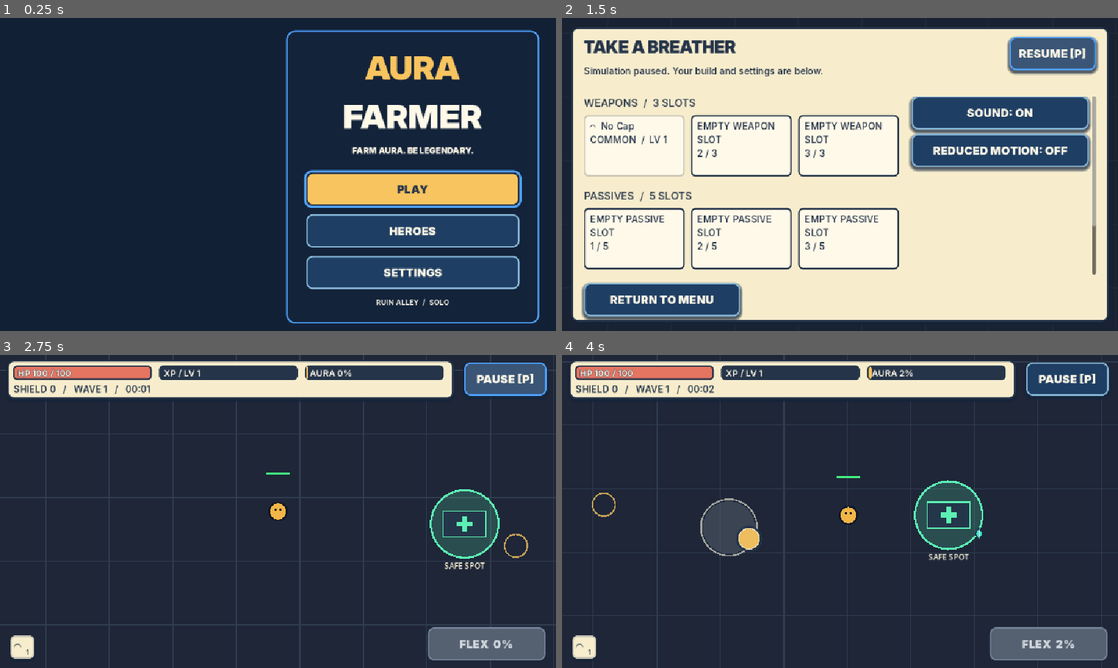
Above: before the commit, frames 1-4 (two rows, left to right).
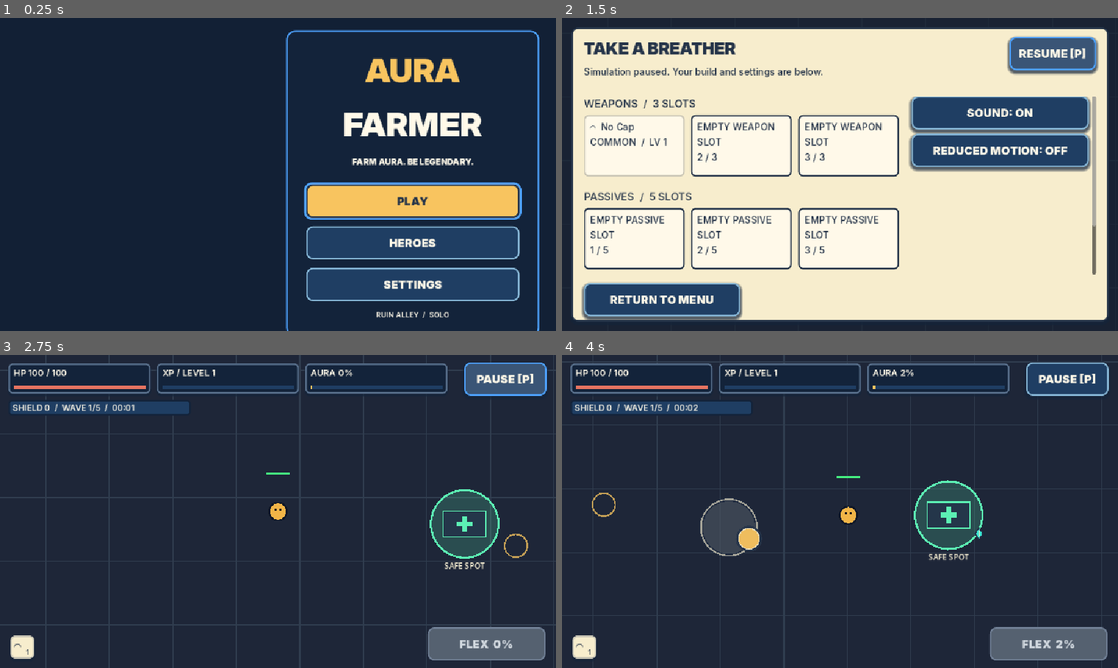
Above: after the commit, the same moments.

Repository: pedro-ai-coder/aura-farmer-godot
Game: Godot game, scene res://scenes/main.tscn
Two runs of this game, one before a commit and one after it. Both use one fixed random seed, a clock stepped at 60 frames per second and the inputs below.
Inputs (mouse positions are in pixels of both pictures, inside the frame that each line leads up to):
- Up to frame 1 (0.25 s): no input
- Up to frame 2 (1.5 s): click "PLAY" at 0.5 s; click "PAUSE [P]" at 1.25 s
- Up to frame 3 (2.75 s): click "RESUME [P]" at 2 s
- Up to frame 4 (4 s): move the mouse to (962, 495) at 2.77 s; hold Right (ui_right) 2.78-3.5 s; tap M at 2.85 s; click (962, 495) at 2.92 s; drag from (728, 527) to (812, 574) at 3.52 s

The runs differ from the first frame. In frame 1, 13% of the frame differs, in the area x 51-97%, y 12-100%; in frame 2, 3.4%; in frame 3, 8.4%; in frame 4, 8.5%.

Commit message:
G3.3: Rebuild compact HUD and simulation-bound wave/boss feedback

Diff:
--- a/scripts/arcade_presentation.gd
+++ b/scripts/arcade_presentation.gd
@@ -7,6 +7,7 @@
 var game
 var catalog: Dictionary = {}
 var home
+var spotlight_hud
 var play_button: Button
 var options_button: Button
 var back_button: Button
@@ -30,6 +31,7 @@
 var content_rect := Rect2()
 var last_window_size := Vector2i.ZERO
 var last_card_signature := ""
+var last_flex_ready := -1
 var last_selected := -1
 var last_mode := ""
 var error_message := ""
@@ -99,6 +101,9 @@
     home = load("res://scripts/spotlight_home.gd").new()
     add_child(home)
     home.install(game,self)
+    spotlight_hud = load("res://scripts/spotlight_hud.gd").new()
+    add_child(spotlight_hud)
+    spotlight_hud.install(game)
     game.import_button.pressed.disconnect(game._open_profile_import)
     game.import_button.pressed.connect(func(): game.mode = "menu"; game._open_profile_import())
     game.export_button.pressed.disconnect(game._open_profile_export)
@@ -169,6 +174,7 @@
     game._show_ui()
 
 func pump() -> void:
+    spotlight_hud.sync(view)
     if game.get_window().size != last_window_size: _window_changed()
     queue_redraw()
 
@@ -184,6 +190,10 @@
     var equipment := ""
     for item: Dictionary in game.weapons + game.passives: equipment += "%s:%s:%s;" % [item["id"],item["rarity"],item["level"]]
     var signature: String = str(game.mode) + str(game.hero_index) + str(game.selected_card_index) + str(game.level) + equipment + JSON.stringify(game.selection) + JSON.stringify(game.legendary_offers) + str(game.profile["settings"]) + error_message + str(game.touch_device)
+    var ready := int(game.aura >= 100.0 and game.flex_lock <= 0.0)
+    if ready != last_flex_ready:
+        ArcadeStyle.button(game.flex_button,ready == 1)
+        last_flex_ready = ready
     game.flex_button.text = game.flex_status()
     game.flex_button.disabled = game.aura < 100.0 or game.flex_lock > 0.0
     if not force and signature == last_signature:
@@ -232,8 +242,9 @@
     body_scroll.visible = settings
     rotate_hint.visible = game.mode == "playing" and game.touch_device and portrait
     _place(rotate_hint,Rect2(20,162,width-40,40))
-    for control: Button in [game.pause_button,game.flex_button,game.confirm_button,game.restart_button,game.defer_button,game.retry_button,game.sound_button,game.motion_button,game.import_button,game.export_button,game.legendary_button,play_button,options_button,back_button]:
-        ArcadeStyle.button(control,control == play_button)
+    for control: Button in [game.pause_button,game.confirm_button,game.restart_button,game.defer_button,game.retry_button,game.sound_button,game.motion_button,game.import_button,game.export_button,game.legendary_button,play_button,options_button,back_button]:
+        ArcadeStyle.button(control,control == play_button or control == game.confirm_button or control == game.retry_button or (control == game.flex_button and game.aura >= 100.0 and game.flex_lock <= 0.0))
+    spotlight_hud.sync(view)
     home.refresh(view)
     if game.mode in ["menu","heroes"]:
         title.hide()
@@ -438,24 +449,6 @@
         draw_rect(Rect2(Vector2.ZERO,view),Color(0.09,0.13,0.19,0.72))
         _panel(modal_panel)
         return
-    var bars: Array[Rect2] = hud_rectangles()
-    if view.x < 700.0:
-        _panel(Rect2(14,10,view.x-28,146),ArcadeStyle.PAPER)
-        _bar(bars[0],game.hp,game.max_hp,ArcadeStyle.CORAL,"HP %d / %d" % [ceili(game.hp),int(game.max_hp)])
-        _bar(bars[1],game.xp,30+8*game.level+game.level*game.level,ArcadeStyle.TEAL,"XP / LV %d" % game.level)
-        _bar(bars[2],game.aura,100,ArcadeStyle.GOLD,"AURA %d%%" % int(game.aura))
-        _text(Vector2(26,139),"SHIELD %d  /  WAVE %d  /  %02d:%02d" % [ceili(game.shield),game.wave,int(game.run_time)/60,int(game.run_time)%60],18)
-    else:
-        var hud_width := minf(view.x-210,860)
-        _panel(Rect2(14,10,hud_width,74),ArcadeStyle.PAPER)
-        _bar(bars[0],game.hp,game.max_hp,ArcadeStyle.CORAL,"HP %d / %d" % [ceili(game.hp),int(game.max_hp)])
-        _bar(bars[1],game.xp,30+8*game.level+game.level*game.level,ArcadeStyle.TEAL,"XP / LV %d" % game.level)
-        _bar(bars[2],game.aura,100,ArcadeStyle.GOLD,"AURA %d%%" % int(game.aura))
-        _text(Vector2(26,72),"SHIELD %d   /   %s   /   %02d:%02d" % [ceili(game.shield),"BIG HATER" if game.boss_spawned else "WAVE %d" % game.wave,int(game.run_time)/60,int(game.run_time)%60],18)
-    if not game.boss_spawned and game.run_time >= game.SoloClock.BOSS_WARNING:
-        var warning_rect := Rect2(20,206 if view.x < 700 else 96,minf(330,view.x-40),34)
-        draw_style_box(ArcadeStyle.box(ArcadeStyle.INK,ArcadeStyle.GOLD,8,0),warning_rect)
-        _text(warning_rect.position+Vector2(10,24),game.SoloClock.warning(game.run_time),20,ArcadeStyle.CARD)
     var slot_x := 20.0
     for item: Dictionary in game.weapons + game.passives:
         var data: Dictionary = catalog.get(item["id"],{})
@@ -464,15 +457,6 @@
         _text(rect.position+Vector2(7,26),data.get("icon","?"),22)
         _text(rect.position+Vector2(30,37),str(item["level"]),13)
         slot_x += 54
-    for enemy: Dictionary in game.enemies:
-        if enemy["kind"] == "boss":
-            var boss_width := minf(620,view.x-80)
-            var rect := Rect2((view.x-boss_width)/2,202 if view.x < 700 else 102,boss_width,26)
-            _bar(rect,enemy["hp"],enemy["max"],ArcadeStyle.CORAL,"BIG HATER  /  %s HP" % _number(enemy["hp"]))
-            var warning_rect := Rect2(rect.position+Vector2(0,34),Vector2(minf(370,boss_width),32))
-            draw_style_box(ArcadeStyle.box(ArcadeStyle.INK,ArcadeStyle.GOLD,8,0),warning_rect)
-            _text(warning_rect.position+Vector2(10,23),game.SoloClock.warning(game.run_time),18,ArcadeStyle.CARD)
-            break
 
 func show_error(message: String) -> void:
     error_message = message
@@ -486,11 +470,7 @@
     return "%.0f dmg · %.2fs" % [damage,interval]
 
 func hud_rectangles() -> Array[Rect2]:
-    if view.x < 700:
-        var width := (view.x-64)/2
-        return [Rect2(25,20,view.x-210,28),Rect2(25,84,width,28),Rect2(39+width,84,width,28)]
-    var width := maxf(70,(minf(view.x-210,860)-58)/3)
-    return [Rect2(25,20,width,28),Rect2(39+width,20,width,28),Rect2(53+width*2,20,width,28)]
+    return load("res://scripts/spotlight_hud.gd").rectangles(view)
 
 func _focus_ring() -> void:
     var buttons: Array[Button] = []
--- a/scripts/arcade_theme.gd
+++ b/scripts/arcade_theme.gd
@@ -18,7 +18,9 @@
 const DISPLAY = preload("res://assets/fonts/Inter-Display.ttf")
 
 static func font(role: String = "body") -> Font:
-    return {"body":BODY,"numbers":NUMBERS,"black":BLACK,"display":DISPLAY}.get(role,BODY)
+    var chosen: Font = {"body":BODY,"numbers":NUMBERS,"black":BLACK,"display":DISPLAY}.get(role,BODY)
+    if chosen.fallbacks.is_empty(): chosen.fallbacks = [ThemeDB.fallback_font]
+    return chosen
 
 static func box(fill: Color, border: Color = INK, radius: int = 12, shadow: int = 4) -> StyleBoxFlat:
     var style := StyleBoxFlat.new()
--- /dev/null
+++ b/scripts/spotlight_hud.gd
@@ -0,0 +1,113 @@
+class_name SpotlightHud
+extends Control
+
+## Presentation-only, active-clock feedback. No gameplay RNG, collision or timers are changed.
+const Style = preload("res://scripts/arcade_theme.gd")
+const WAVES := ["FIRST POST","COMMENT SECTION","GOING VIRAL","CANCEL STORM","FINAL RATIO"]
+var game
+var run_id := ""
+var last_wave := 1
+var last_berserk := false
+var banner_until := 0.0
+var banner_title := ""
+var banner_subtitle := ""
+
+func install(owner_game) -> void:
+    game = owner_game
+    mouse_filter = Control.MOUSE_FILTER_IGNORE
+
+func sync(view: Vector2) -> void:
+    size = view
+    visible = game.mode == "playing"
+    if run_id != game.run_id:
+        run_id = game.run_id
+        last_wave = game.wave
+        last_berserk = false
+        banner_until = 0.0
+    if game.wave != last_wave:
+        last_wave = game.wave
+        banner_title = "WAVE %d" % game.wave
+        banner_subtitle = WAVES[clampi(game.wave-1,0,4)]
+        banner_until = game.run_time+1.8
+    var berserk: bool = game.boss_spawned and game.run_time >= game.SoloClock.BERSERK_AT
+    if berserk and not last_berserk:
+        banner_title = "FULL HATER MODE"
+        banner_subtitle = "REGEN / RESISTANCE / HEAVY HITS"
+        banner_until = game.run_time+1.8
+    last_berserk = berserk
+    queue_redraw()
+
+func banner_visible() -> bool:
+    if game.mode != "playing" or game.run_time >= banner_until: return false
+    # Enemy warnings remain readable above optional friendly transition emphasis.
+    for hazard: Dictionary in game.hazard_zones:
+        if game._hazard_contains(hazard,game.player_pos,48.0): return false
+    for enemy: Dictionary in game.enemies:
+        if str(enemy.get("phase","")) in ["warning","charge-warning","charging"]: return false
+    return true
+
+static func rectangles(view: Vector2) -> Array[Rect2]:
+    if view.x < 700:
+        var half := (view.x-52)/2
+        return [Rect2(16,16,view.x-208,54),Rect2(16,82,half,50),Rect2(28+half,82,half,50)]
+    var available := minf(view.x-224,850)
+    var width := (available-24)/3
+    return [Rect2(16,16,width,58),Rect2(28+width,16,width,58),Rect2(40+width*2,16,width,58)]
+
+func _text(at: Vector2, caption: String, pixels: int = 18, color: Color = Style.CARD, display: bool = false) -> void:
+    draw_string(Style.BLACK if display else Style.NUMBERS,at,caption,HORIZONTAL_ALIGNMENT_LEFT,-1,pixels,color)
+
+func _plate(rect: Rect2, caption: String, progress: float, accent: Color) -> void:
+    draw_style_box(Style.box(Style.DEEP,Style.BLUE.lightened(0.25),8,2),rect)
+    _text(rect.position+Vector2(10,24),caption,17)
+    var track := Rect2(rect.position+Vector2(10,rect.size.y-16),Vector2(rect.size.x-20,7))
+    draw_rect(track,Style.BLUE)
+    track.size.x *= clampf(progress,0,1)
+    draw_rect(track,accent)
+
+func boss_rectangle(enemy: Dictionary) -> Rect2:
+    var width := minf(580,size.x-48)
+    var top := 186.0 if size.x < 700 else 86.0
+    var rect := Rect2((size.x-width)/2,top,width,42)
+    var screen: Vector2 = (Vector2(enemy["pos"])-game.camera.position)*game.camera.zoom+game.get_viewport_rect().size*0.5-get_global_position()
+    var silhouette := Rect2(screen+Vector2(-105,-190)*game.camera.zoom,Vector2(210,210)*game.camera.zoom)
+    if rect.intersects(silhouette):
+        rect = Rect2(16,top+42,minf(300,size.x-48),42)
+        if rect.intersects(silhouette): rect = Rect2((size.x-width)/2,size.y-170,width,42)
+    return rect
+
+func _draw() -> void:
+    if game == null or not visible: return
+    var bars := rectangles(size)
+    _plate(bars[0],"HP %d / %d" % [ceili(game.hp),int(game.max_hp)],game.hp/maxf(1,game.max_hp),Style.CORAL)
+    _plate(bars[1],"XP / LEVEL %d" % game.level,game.xp/(30+8*game.level+game.level*game.level),Style.SKY)
+    _plate(bars[2],"AURA %d%%" % int(game.aura),game.aura/100,Style.GOLD)
+    var clock := "%02d:%02d" % [int(game.run_time)/60,int(game.run_time)%60]
+    var info_y := 144.0 if size.x < 700 else 86.0
+    var status := Rect2(16,info_y,minf(350,size.x-32),30)
+    draw_style_box(Style.box(Style.BLUE,Style.DEEP,6,0),status)
+    _text(status.position+Vector2(8,21),"SHIELD %d  /  %s  /  %s" % [ceili(game.shield),"BOSS" if game.boss_spawned else "WAVE %d/5" % game.wave,clock],16)
+    if not game.boss_spawned and game.run_time >= game.SoloClock.BOSS_WARNING:
+        var warning := Rect2(16,info_y+40,minf(350,size.x-32),32)
+        draw_style_box(Style.box(Style.DEEP,Style.GOLD,8,0),warning)
+        _text(warning.position+Vector2(10,23),game.SoloClock.warning(game.run_time),18,Style.GOLD)
+    for enemy: Dictionary in game.enemies:
+        if enemy["kind"] != "boss": continue
+        var boss_rect := boss_rectangle(enemy)
+        var width := boss_rect.size.x
+        _plate(boss_rect,"BIG HATER / %d HP" % ceili(enemy["hp"]),float(enemy["hp"])/maxf(1,float(enemy["max"])),Style.CORAL)
+        var warning := Rect2(boss_rect.position+Vector2(0,50),Vector2(width,30))
+        draw_style_box(Style.box(Style.DEEP,Style.GOLD,6,0),warning)
+        _text(warning.position+Vector2(10,22),"FULL HATER / LAST PUSH!" if game.run_time >= game.SoloClock.LAST_EFFORT_AT else game.SoloClock.warning(game.run_time),17,Style.GOLD)
+        break
+    if banner_visible():
+        var width := minf(420,size.x-48)
+        var rect := Rect2((size.x-width)/2,size.y*0.25,width,90)
+        for enemy: Dictionary in game.enemies:
+            if enemy["kind"] != "boss": continue
+            var screen: Vector2 = (Vector2(enemy["pos"])-game.camera.position)*game.camera.zoom+game.get_viewport_rect().size*0.5-get_global_position()
+            if rect.intersects(Rect2(screen+Vector2(-105,-190)*game.camera.zoom,Vector2(210,210)*game.camera.zoom)):
+                rect.position.y = size.y*0.65
+        draw_style_box(Style.box(Style.DEEP,Style.GOLD,12,4),rect)
+        _text(rect.position+Vector2(20,36),banner_title,26,Style.GOLD,true)
+        _text(rect.position+Vector2(20,65),banner_subtitle,15)
--- a/tests/capture_review.gd
+++ b/tests/capture_review.gd
@@ -17,7 +17,7 @@
     root.add_child(game)
     game.set_process(false)
     game.touch_device = width < 1000
-    for state in ["menu","character","playing","obstacles","recovery","station","choice","legendary","paused","boss_warning","boss","berserk","last_effort","won","lost","options","profile_import","profile_export","dense"]:
+    for state in ["menu","character","playing","obstacles","recovery","station","choice","legendary","paused","flex_sigma","flex_cool","flex_alpha","confirm_exit","wave","boss_warning","boss","berserk","last_effort","won","lost","options","profile_import","profile_export","dense"]:
         game.start_run(0)
         if state == "menu" or state == "character":
             game._return_to_menu()
@@ -38,6 +38,28 @@
             game._return_to_menu()
             if state == "profile_import": game._open_profile_import()
             else: game._open_profile_export()
+        elif state.begins_with("flex_"):
+            game.start_run({"flex_sigma":0,"flex_cool":1,"flex_alpha":2}[state])
+            game.player_pos = Vector2(800,565)
+            game._spawn_enemy("npc",{"pos":Vector2(870,565)})
+            var target: Dictionary = game.enemies.back()
+            target["hp"] = 10000.0
+            target["max"] = 10000.0
+            target["speed"] = 0.0
+            target["next_attack"] = 1e9
+            game.spawn_timer = 1e9
+            game.aura = 100
+            game.manual_aim = true
+            game.aim_point = target["pos"]
+            game._use_flex()
+            var frames := 210 if state == "flex_sigma" else 273 if state == "flex_cool" else 333
+            for frame in range(frames): game._advance(1.0/60.0)
+        elif state == "confirm_exit":
+            game._toggle_pause()
+            game._request_return_to_menu()
+        elif state == "wave":
+            game.wave = 2
+            game.run_time = 120.0
         elif state == "boss_warning":
             game.run_time = 570.0
         elif state in ["boss","berserk","last_effort"]:
--- /dev/null
+++ b/tests/test_spotlight_hud.gd
@@ -0,0 +1,46 @@
+extends SceneTree
+var failures: Array[String] = []
+func _initialize() -> void: call_deferred("verify")
+func check(ok: bool, message: String) -> void:
+    if not ok: failures.append(message)
+func verify() -> void:
+    root.size = Vector2i(1280,720)
+    var game = load("res://scenes/main.tscn").instantiate()
+    root.add_child(game)
+    game.set_process(false)
+    await process_frame
+    game.start_run(0)
+    var hud = game.presentation.spotlight_hud
+    hud.sync(Vector2(1280,720))
+    game.run_time = 120
+    game.wave = 2
+    hud.sync(Vector2(1280,720))
+    check(hud.banner_visible() and hud.banner_title == "WAVE 2" and hud.banner_subtitle == "COMMENT SECTION","Wave banner follows actual canonical state")
+    var before: float = hud.banner_until
+    hud.sync(Vector2(1280,720))
+    check(hud.banner_until == before,"Refresh cannot prolong a banner")
+    game.mode = "paused"
+    check(not hud.banner_visible(),"Pause does not expose friendly transition overlay")
+    game.mode = "playing"
+    game._spawn_enemy("hater",{"pos":Vector2(760,550)})
+    game.enemies.back()["phase"] = "warning"
+    check(not hud.banner_visible(),"Enemy warning suppresses optional transition emphasis")
+    game.enemies.clear()
+    game.run_time = before+0.01
+    check(not hud.banner_visible(),"Banner expires on active simulation time")
+    game.camera.zoom = Vector2.ONE
+    game.camera.position = Vector2(800,565)
+    var plate: Rect2 = hud.boss_rectangle({"pos":Vector2(724,445)})
+    check(plate.position.x == 16 and plate.size.x <= 300,"Boss plate shifts aside when its silhouette would be covered")
+    game.boss_spawned = true
+    game.run_time = 720
+    hud.sync(Vector2(1280,720))
+    check(hud.banner_title == "FULL HATER MODE","Berserk banner follows 120-second boss deadline")
+    game.start_run(0)
+    hud.sync(Vector2(1280,720))
+    check(not hud.banner_visible(),"Restart clears old encounter feedback")
+    game.queue_free()
+    if failures.is_empty(): print("PASS: Simulation-bound wave/boss HUD feedback and danger priority"); quit()
+    else:
+        for failure in failures: push_error(failure)
+        quit(1)
Binary file added: docs/art/evidence/v5-hud/berserk-1280.jpg
Binary file added: docs/art/evidence/v5-hud/berserk-390.jpg
Binary file added: docs/art/evidence/v5-hud/boss-1280.jpg
Binary file added: docs/art/evidence/v5-hud/boss-390.jpg
Binary file added: docs/art/evidence/v5-hud/confirm_exit-1280.jpg
Binary file added: docs/art/evidence/v5-hud/confirm_exit-390.jpg
Binary file added: docs/art/evidence/v5-hud/flex_alpha-1280.jpg
Binary file added: docs/art/evidence/v5-hud/flex_alpha-390.jpg
Binary file added: docs/art/evidence/v5-hud/flex_cool-1280.jpg
Binary file added: docs/art/evidence/v5-hud/flex_cool-390.jpg
Binary file added: docs/art/evidence/v5-hud/flex_sigma-1280.jpg
Binary file added: docs/art/evidence/v5-hud/flex_sigma-390.jpg
(and 10 more such lines)
